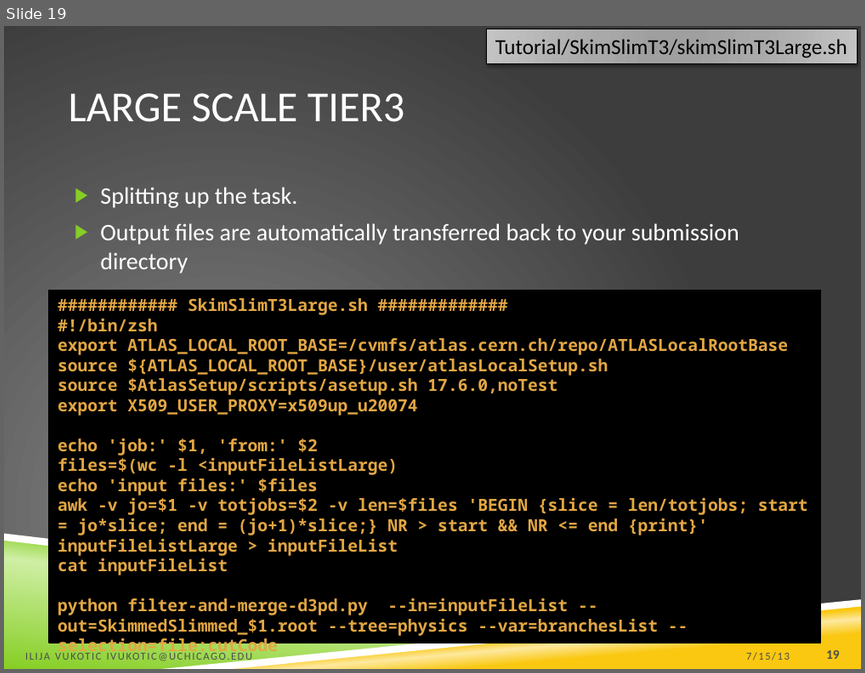
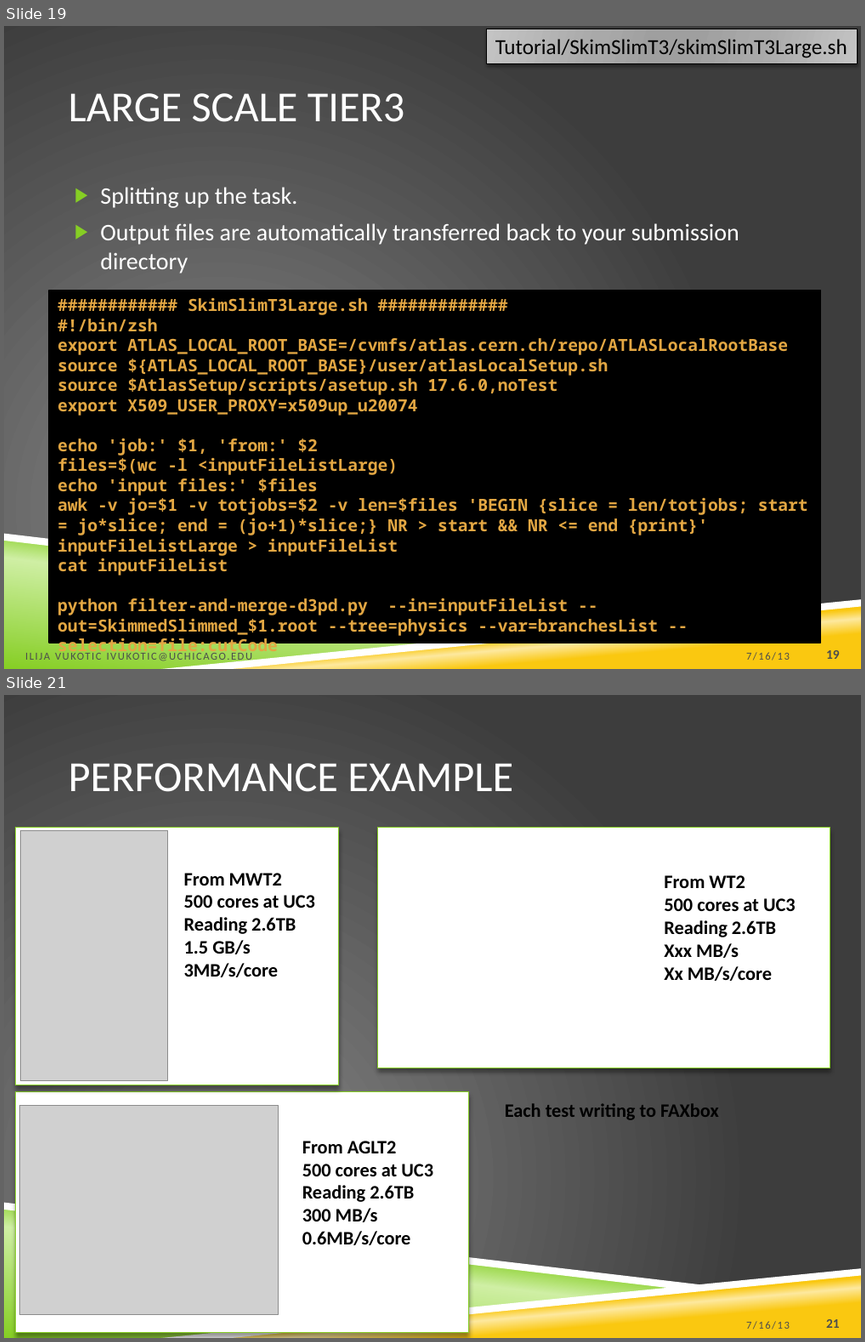
Before and after one commit to ivukotic/Tutorial, a slide deck: Tutorial.pptx. Shown one above the other, each under a label of ours: slide 19 before the commit, slides 19 and 21 after it; the slides between them are not shown. The pictures are 865x673 and 865x1342 pixels, drawn with LibreOffice and Linux fonts; fonts in the diff are those of the drawing; grey boxes stand for pictures; background and template pictures are left out. Boxes give left, top, right and bottom in pixels: in the first picture for what was removed or moved away, otherwise in the second. Text is boxed around its words. In the diff, an @@ line names an element or a change of style, - is before the commit and + after.

```diff
--- a/Tutorial.pptx
+++ b/Tutorial.pptx
@@ slide 21 added at (x1=4, y1=695, x2=861, y2=1338), background picture (left out); not listed: 4 template elements that a slide beside it also shows @@
@@ title added at (x1=69, y1=763, x2=513, y2=792), 36 pt, text #FFFFFF @@
+PERFORMANCE EXAMPLE
@@ rectangle added at (x1=16, y1=827, x2=339, y2=1084), fill #FFFFFF, outline #86CE24 0.75 pt @@
@@ picture added at (x1=20, y1=830, x2=168, y2=1081) @@
@@ rectangle added at (x1=377, y1=827, x2=830, y2=1066), fill #FFFFFF, outline #86CE24 0.75 pt @@
@@ text added at (x1=184, y1=873, x2=315, y2=977), 16 pt, text #000000, bold @@
+From MWT2
+500 cores at UC3
+Reading 2.6TB
+1.5 GB/s
+3MB/s/core
@@ text added at (x1=664, y1=875, x2=795, y2=981), 16 pt, text #000000, bold @@
+From WT2
+500 cores at UC3
+Reading 2.6TB
+Xxx MB/s
+Xx MB/s/core
@@ rectangle added at (x1=16, y1=1092, x2=468, y2=1332), fill #FFFFFF, outline #86CE24 0.75 pt @@
@@ picture added at (x1=20, y1=1106, x2=279, y2=1315) @@
@@ text added at (x1=505, y1=1103, x2=719, y2=1120), 16 pt, text #000000, bold @@
+Each test writing to FAXbox
@@ text added at (x1=302, y1=1140, x2=433, y2=1245), 16 pt, text #000000, bold @@
+From AGLT2
+500 cores at UC3
+Reading 2.6TB
+300 MB/s
+0.6MB/s/core
@@ text added at (x1=746, y1=1321, x2=789, y2=1329), 9 pt, text #4D4D4D @@
+7/16/13
@@ page number added at (x1=826, y1=1319, x2=840, y2=1327), 11 pt, text #4D4D4D, bold @@
+21
@@ slide 19 changed as well @@
@@ text at (x1=746, y1=652, x2=789, y2=660): text changed @@
-7/15/13
+7/16/13
```
Also in this commit, not shown: 23 other slides changed, 1 other file.
